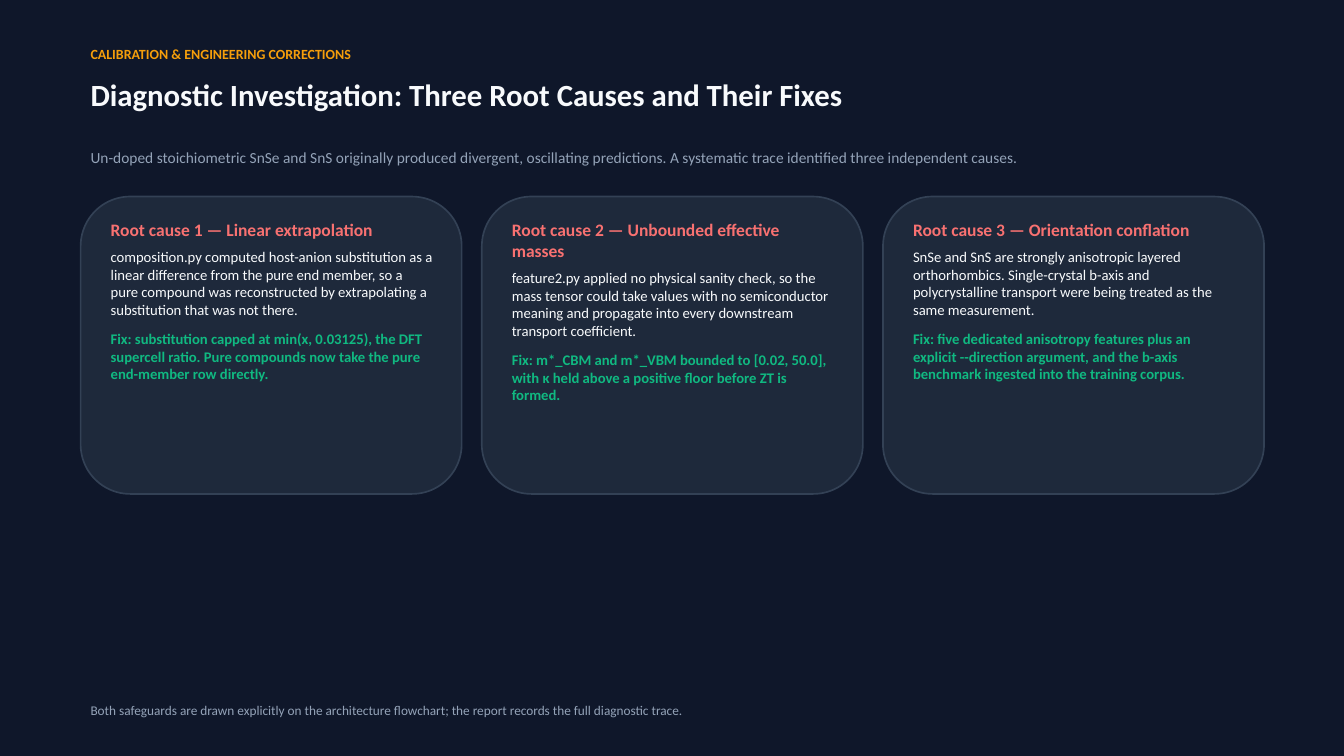
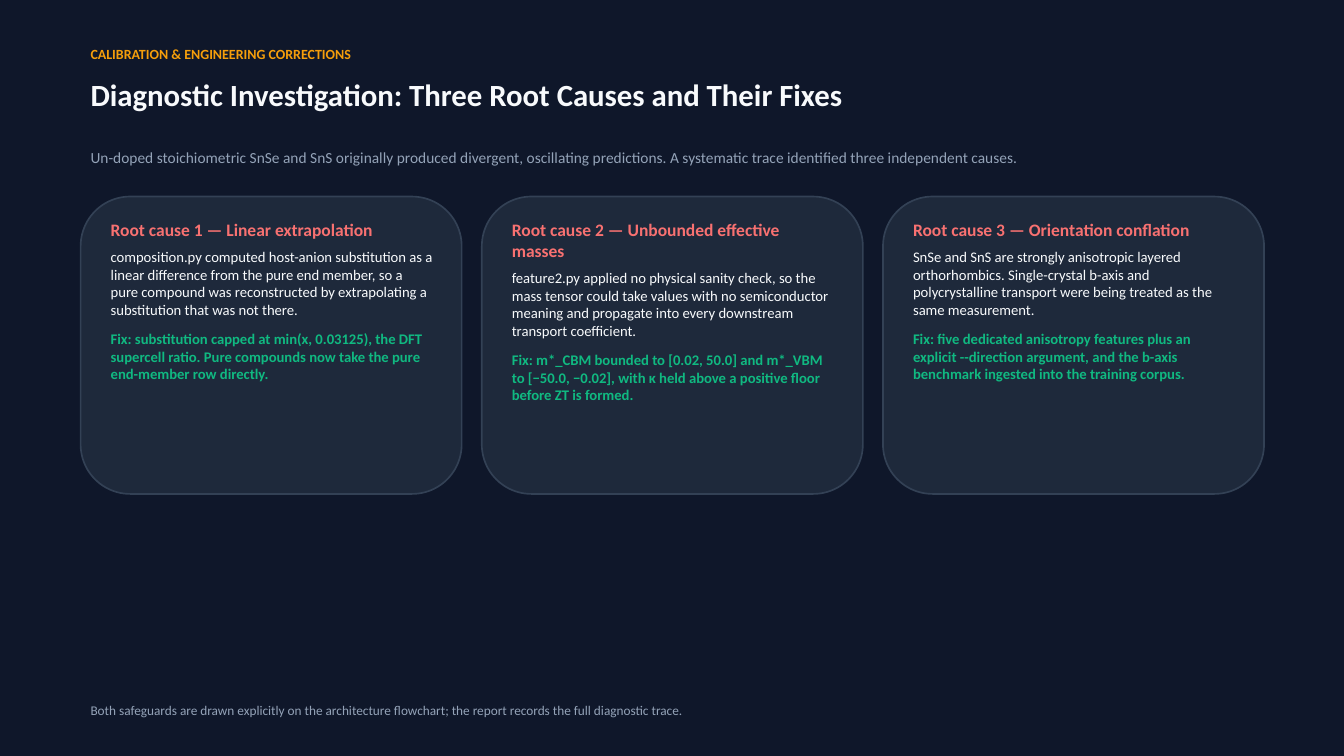
Before and after one commit to NischalRaj16/thermoelectric-discovery-engine, a slide deck: slide 12 of Thermoelectric_Discovery_Engine_Presentation.pptx. Drawn at 1344x756 pixels with LibreOffice and Linux fonts; fonts in the diff are those of the drawing. Boxes give left, top, right and bottom in pixels: in the first picture for what was removed or moved away, otherwise in the second. Text is boxed around its words. In the diff, an @@ line names an element or a change of style, - is before the commit and + after.

```diff
--- a/Thermoelectric_Discovery_Engine_Presentation.pptx
+++ b/Thermoelectric_Discovery_Engine_Presentation.pptx
@@ text at bbox=[512, 354, 823, 400]: text changed @@
-Fix: m*_CBM and m*_VBM bounded to [0.02, 50.0], with κ held above a positive floor before ZT is formed.
+Fix: m*_CBM bounded to [0.02, 50.0] and m*_VBM to [−50.0, −0.02], with κ held above a positive floor before ZT is formed.
```
Also in this commit, not shown: 3 other slides changed, 7 other files.
